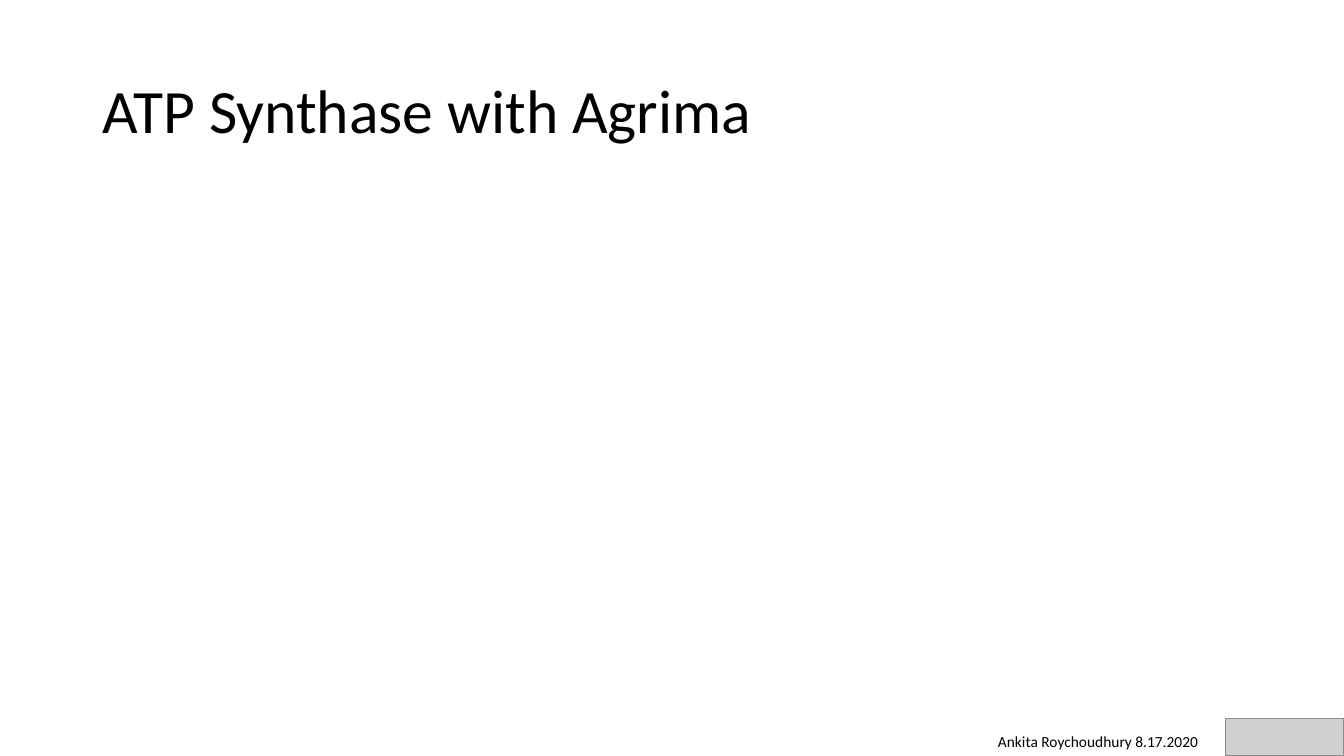
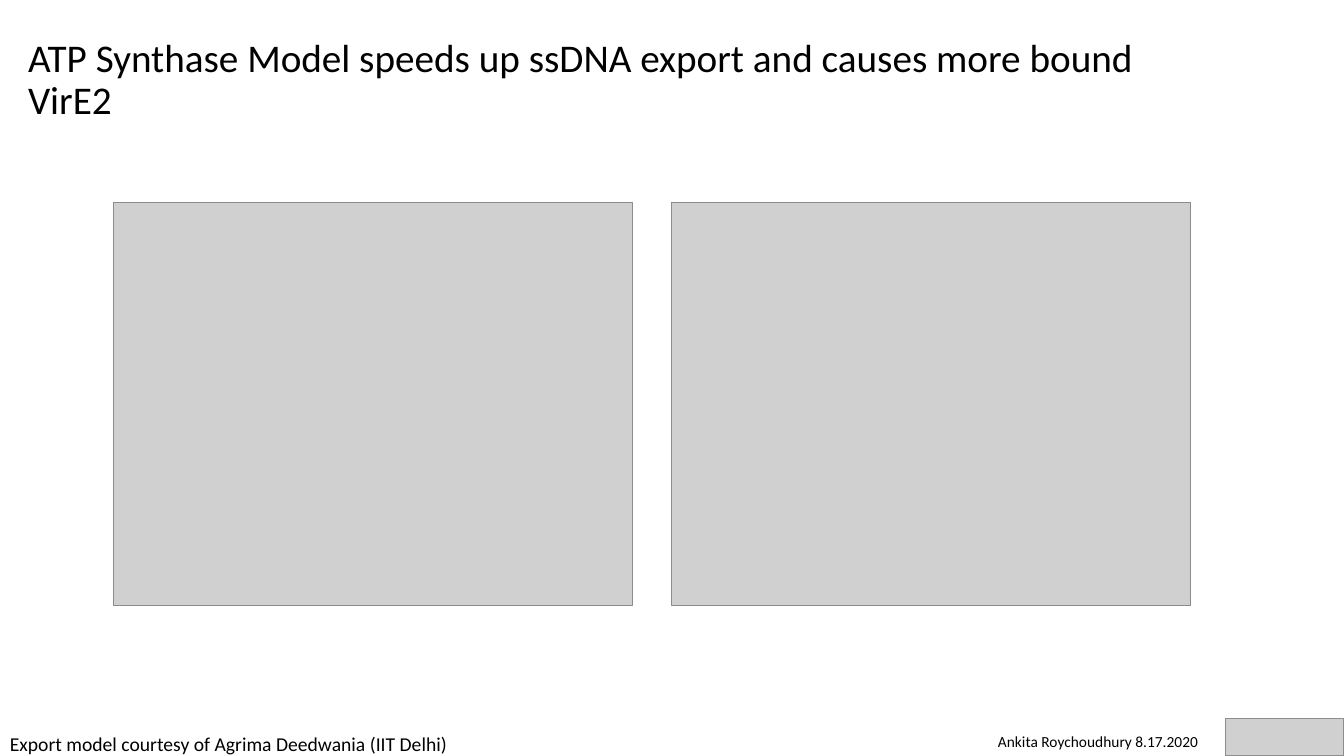
Before and after one commit to AnkitaRoychoudhury/ug_murray, a slide deck: slide 12 of miscellaneous/presentations/20200817_murray_mtg.pptx. Drawn at 1344x756 pixels with LibreOffice and Linux fonts; fonts in the diff are those of the drawing; grey boxes stand for pictures. Boxes give left, top, right and bottom in pixels: in the first picture for what was removed or moved away, otherwise in the second. Text is boxed around its words. In the diff, an @@ line names an element or a change of style, - is before the commit and + after.

Commit message:
surf poster, atp synthase colabs complete

```diff
--- a/miscellaneous/presentations/20200817_murray_mtg.pptx
+++ b/miscellaneous/presentations/20200817_murray_mtg.pptx
@@ title at bbox=[28, 44, 1133, 114]: text changed; size 44 to 28 pt @@
-ATP Synthase with Agrima
+ATP Synthase Model speeds up ssDNA export and causes more bound VirE2
@@ picture added at bbox=[114, 203, 632, 606] @@
@@ picture added at bbox=[673, 203, 1191, 606] @@
@@ text added at bbox=[10, 737, 447, 755], 14 pt, text #000000 @@
+Export model courtesy of Agrima Deedwania (IIT Delhi)
```
Also in this commit, not shown: 4 other slides changed, 1 slide added, 1 slide removed, 31 other files.
